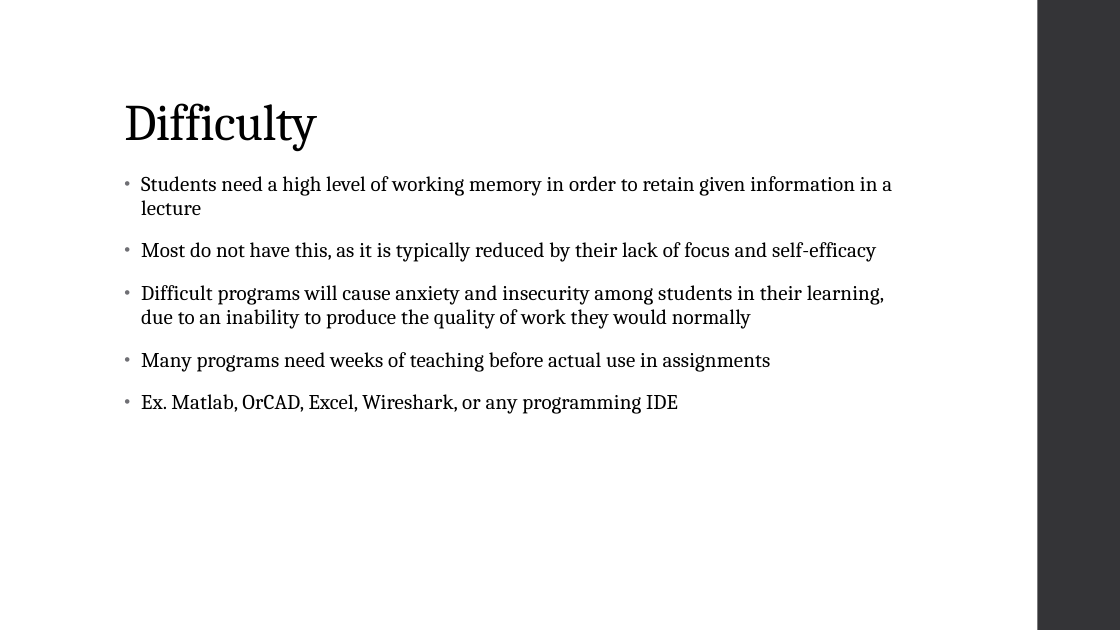
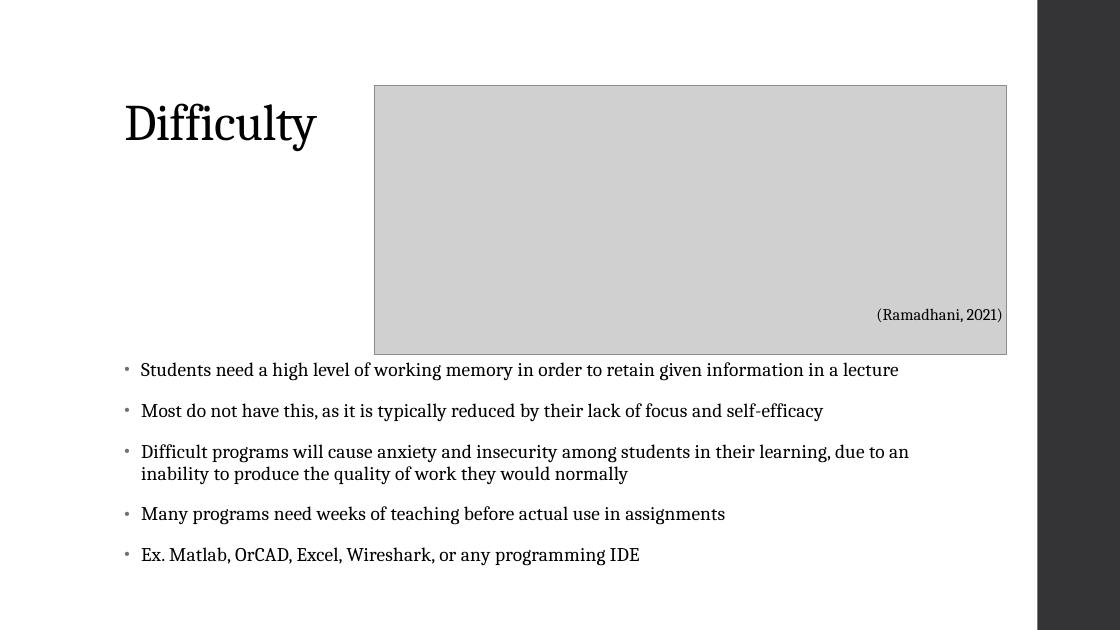
Before and after one commit to trickyok/College-Work, a slide deck: slide 7 of Spring 2022/Comp II/Writing Project 3/Online Learning.pptx. Drawn at 1120x630 pixels with LibreOffice and Linux fonts; fonts in the diff are those of the drawing; grey boxes stand for pictures. Boxes give left, top, right and bottom in pixels: in the first picture for what was removed or moved away, otherwise in the second. Text is boxed around its words. In the diff, an @@ line names an element or a change of style, - is before the commit and + after.

```diff
--- a/Spring 2022/Comp II/Writing Project 3/Online Learning.pptx
+++ b/Spring 2022/Comp II/Writing Project 3/Online Learning.pptx
@@ picture added at (375, 86, 1007, 355) @@
@@ text added at (876, 308, 1003, 322), 14 pt, text #000000 @@
+(Ramadhani, 2021)
@@ text "Students need a high level ...": place and size @@
-text "Students need a high level ..." at (141, 176, 892, 414)
+text "Students need a high level ..." at (141, 362, 909, 566)
@@ text "Students need a high level ..." at (141, 362, 909, 566): size 18 to 16.6 pt @@
```
Also in this commit, not shown: 3 other slides changed, 44 other files.
